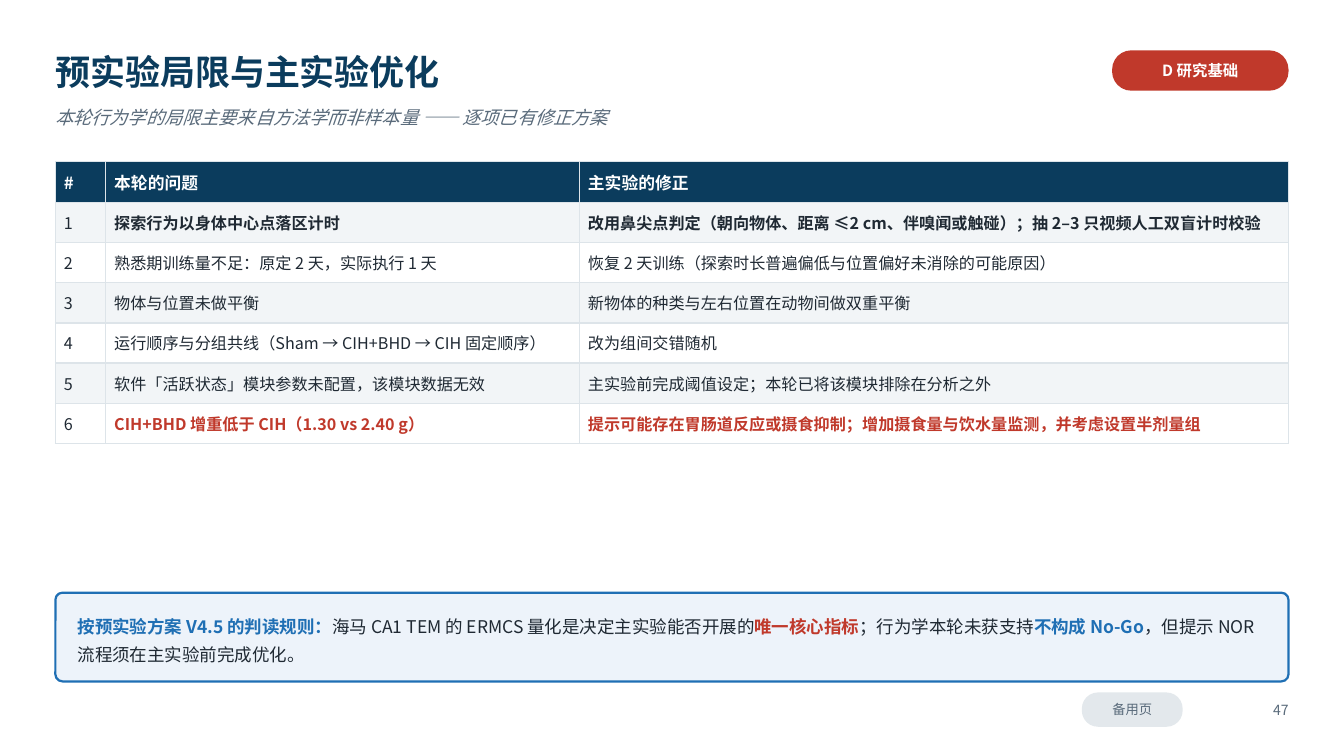
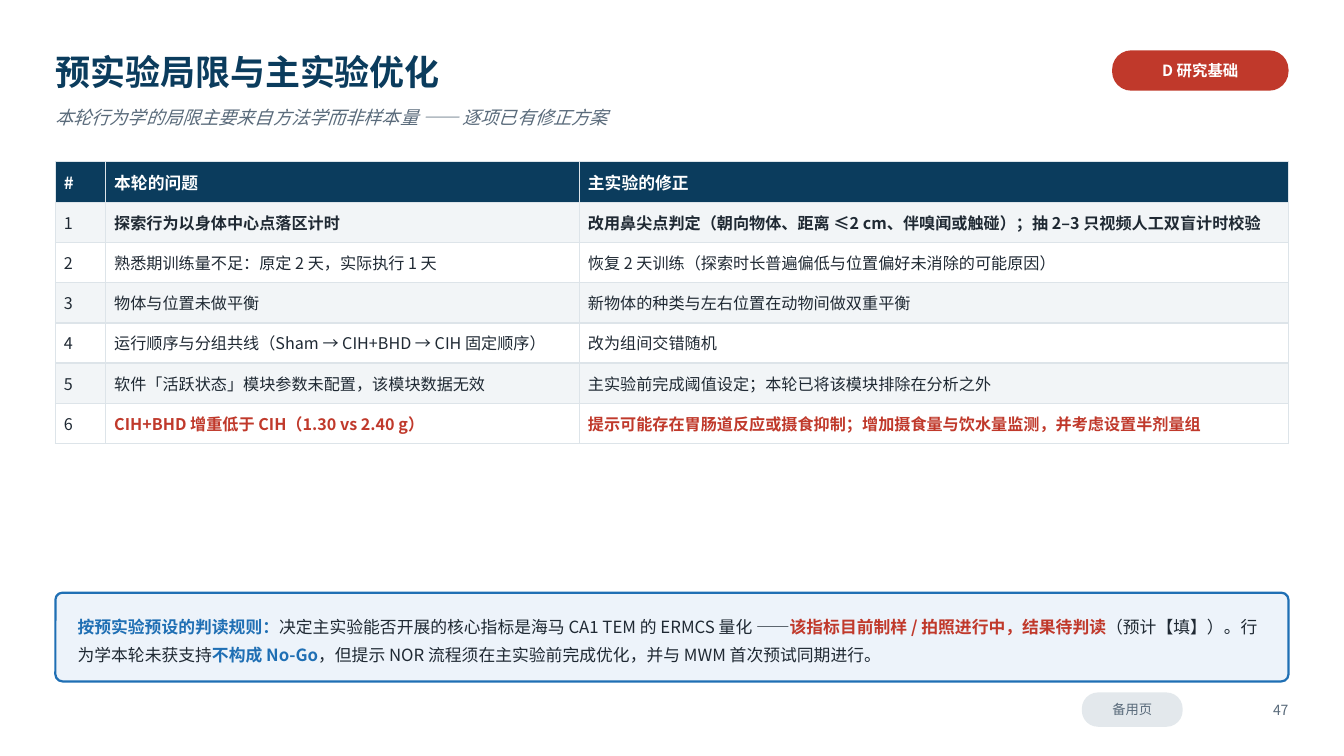
Before and after one commit to xoaiquynhanh17228kk-sketch/test, a slide deck: slide 47 of 开题报告_6分钟版.pptx. Drawn at 1344x756 pixels with LibreOffice and Linux fonts; fonts in the diff are those of the drawing. Boxes give left, top, right and bottom in pixels: in the first picture for what was removed or moved away, otherwise in the second. Text is boxed around its words. In the diff, an @@ line names an element or a change of style, - is before the commit and + after.

```diff
--- a/开题报告_6分钟版.pptx
+++ b/开题报告_6分钟版.pptx
@@ text at bbox=[78, 618, 1257, 663]: text changed; size 12.5 to 12 pt @@
-按预实验方案 V4.5 的判读规则：海马 CA1 TEM 的 ERMCS 量化是决定主实验能否开展的唯一核心指标；行为学本轮未获支持不构成 No-Go，但提示 NOR 流程须在主实验前完成优化。
+按预实验预设的判读规则：决定主实验能否开展的核心指标是海马 CA1 TEM 的 ERMCS 量化 ——该指标目前制样 / 拍照进行中，结果待判读（预计【填】）。行为学本轮未获支持不构成 No-Go，但提示 NOR 流程须在主实验前完成优化，并与 MWM 首次预试同期进行。
```
Also in this commit, not shown: 8 other slides changed, 5 other files.
